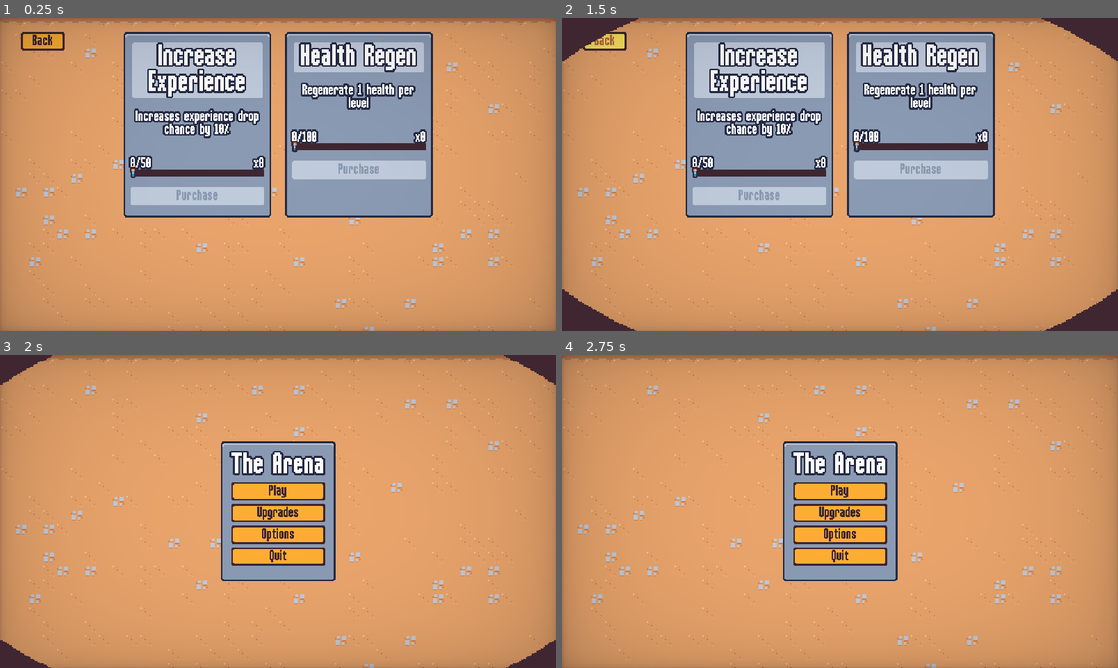
Above: before the commit, frames 1-4 (two rows, left to right).
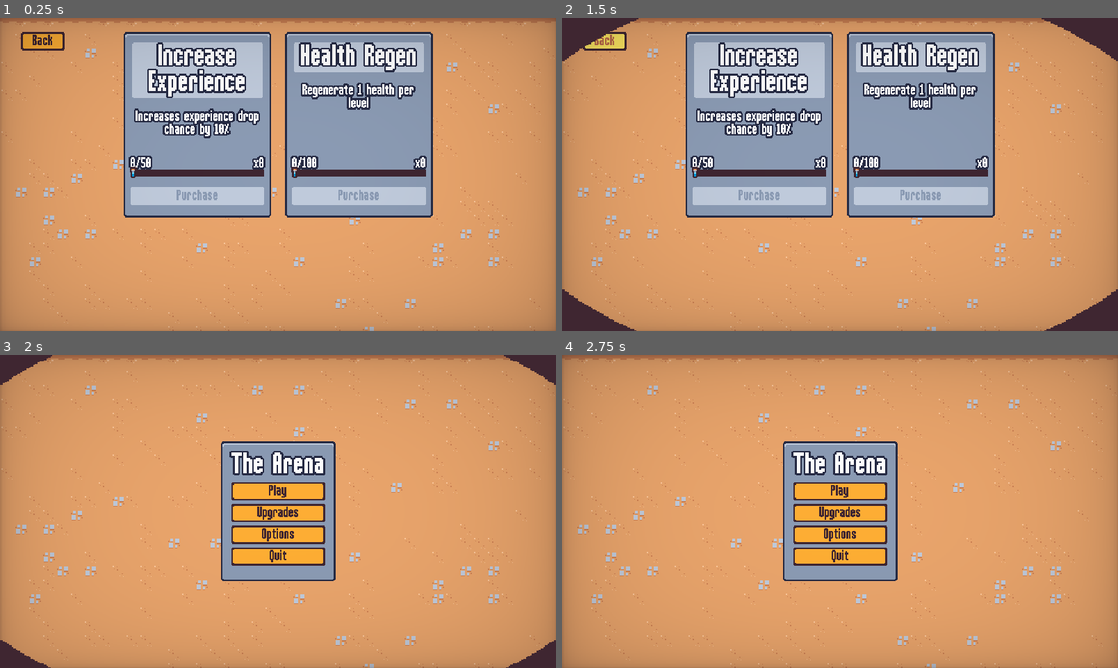
Above: after the commit, the same moments.

Repository: Yrainyw/2D-Survivors
Game: Godot game, scene res://Scenes/UI/meta_menu.tscn
Two runs of this game, one before a commit and one after it. Both use one fixed random seed, a clock stepped at 60 frames per second and the inputs below. This scene is started directly instead of the project's main scene.
Inputs (mouse positions are in pixels of both pictures, inside the frame that each line leads up to):
- Up to frame 1 (0.25 s): no input
- Up to frame 2 (1.5 s): tap Enter at 0.5 s; move the mouse to (962, 158) at 0.52 s; press the mouse at (962, 158) at 0.53 s; hold D (move_right) 0.53-1.25 s; release the mouse at (962, 158) at 1.25 s; click "Back" at 1.25 s
- Up to frame 3 (2 s): no input
- Up to frame 4 (2.75 s): click "Play" at 2 s

The runs differ from the first frame. In frame 1, 3.6% of the frame differs, in the area x 52-77%, y 35-60%; in frame 2, 3.6%; in frame 3, nothing differs; in frame 4, nothing differs.

Commit message:
Fixing UI Sizing and Increasing Enemy Count

Diff:
--- a/Scenes/Manager/enemy_manager.gd
+++ b/Scenes/Manager/enemy_manager.gd
@@ -11,6 +11,7 @@
 
 var base_spawn_time = 0
 var enemy_table = WeightedTable.new()
+var number_to_spawn = 1
 
 
 # 设置初始敌人并连接需要的信号
@@ -55,12 +56,13 @@
 	if player == null:
 		return
 
-	var enemy_scene = enemy_table.pick_item()
-	var enemy = enemy_scene.instantiate() as Node2D
-	var entities_layer = get_tree().get_first_node_in_group("entities_layer")
+	for i in number_to_spawn:
+		var enemy_scene = enemy_table.pick_item()
+		var enemy = enemy_scene.instantiate() as Node2D
+		var entities_layer = get_tree().get_first_node_in_group("entities_layer")
 
-	entities_layer.add_child(enemy)
-	enemy.global_position = get_spawn_position()
+		entities_layer.add_child(enemy)
+		enemy.global_position = get_spawn_position()
 
 
 # 难度提升时加快生成速度并加入新敌人
@@ -74,3 +76,6 @@
 		enemy_table.add_item(wizard_enemy_scene, 15)
 	elif arena_difficulty == 18:
 		enemy_table.add_item(bat_enemy_scene, 8)
+
+	if (arena_difficulty % 6) == 0:
+		number_to_spawn += 1
--- a/Scenes/UI/meta_upgrade_card.tscn
+++ b/Scenes/UI/meta_upgrade_card.tscn
@@ -156,6 +156,7 @@
 [node name="DescriptionLabel" type="Label" parent="MarginContainer/VBoxContainer"]
 unique_name_in_owner = true
 layout_mode = 2
+size_flags_vertical = 3
 theme_type_variation = &"BlueOutlineLabel"
 text = "Write some describtion here: "
 horizontal_alignment = 1
